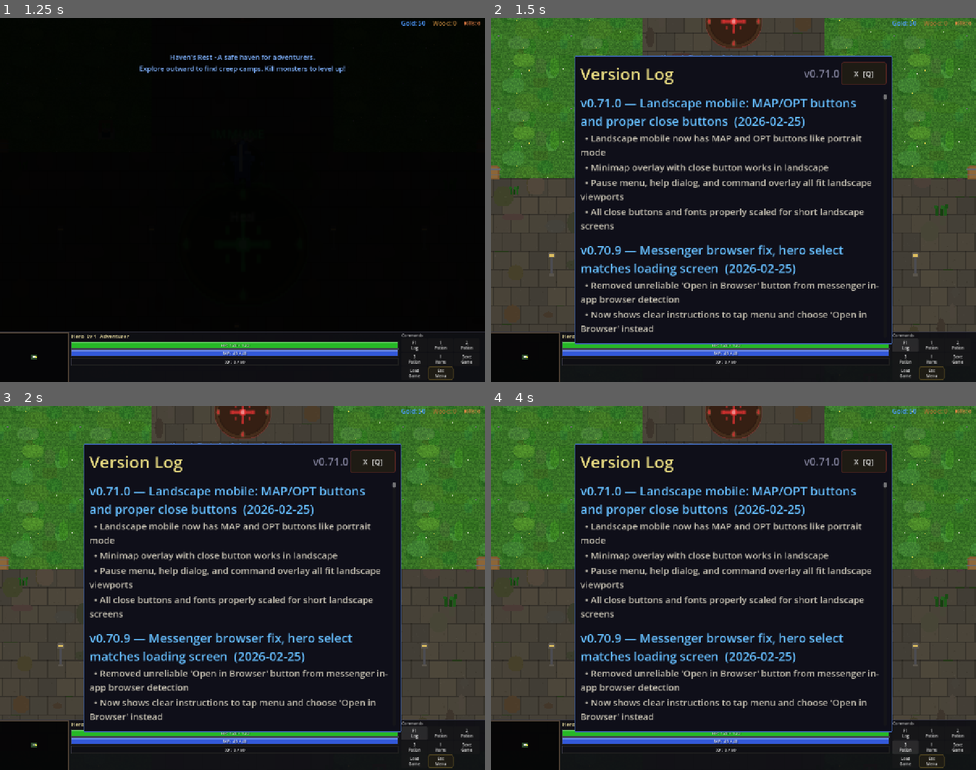
Above: before the commit, frames 1-4 (two rows, left to right).
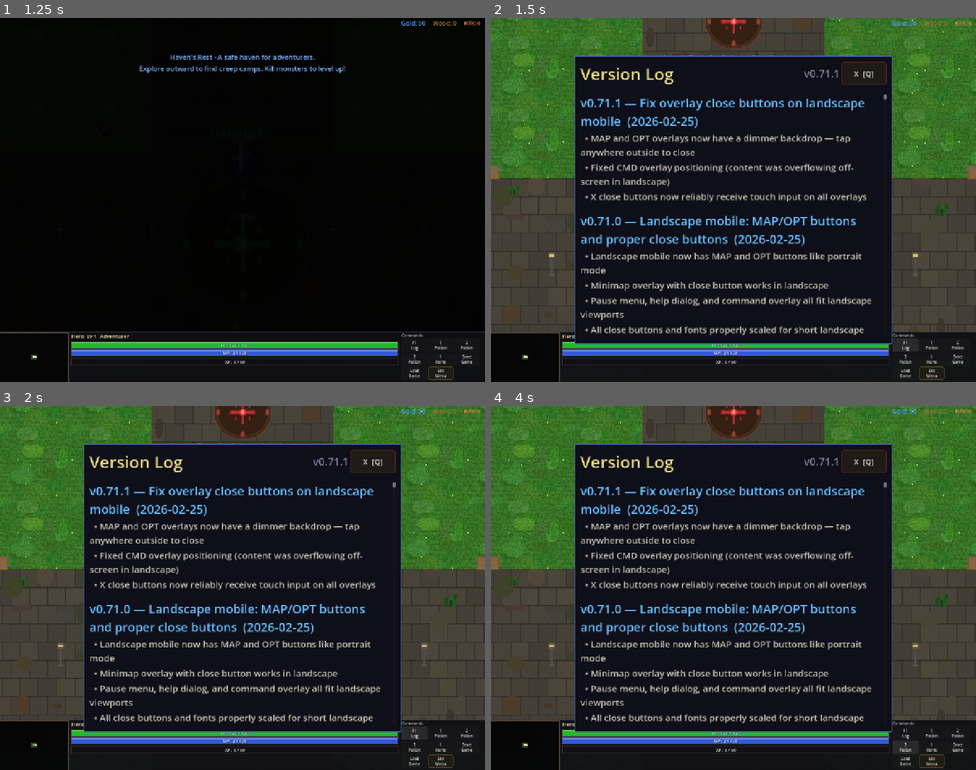
Above: after the commit, the same moments.

Repository: slxny/legends-open-rpg
Game: Godot game, scene res://scenes/main.tscn
The game is run twice, just before and just after one commit, with the same random seed, the same clock (stepped at 60 frames per second) and the same inputs.
Inputs (mouse positions are in pixels of both pictures, inside the frame that each line leads up to):
- Up to frame 1 (1.25 s): tap Enter at 0.5 s; move the mouse to (218, 272) at 0.52 s; hold W (move_up) from 0.53 s (still down); hold Space (attack) from 0.53 s (still down); click (218, 272) at 0.67 s
- Up to frame 2 (1.5 s): release W (move_up) at 1.25 s; release Space (attack) at 1.25 s; click "F1 Log" at 1.25 s
- Up to frame 3 (2 s): no input
- Up to frame 4 (4 s): click "1 Potion" at 2 s; click "2 Potion" at 2.75 s; click "3 Potion" at 3.5 s

Frame 1 is identical in both runs. In frame 2, 10% of the frame differs, in the area x 18-80%, y 14-88%; in frame 3, 10%; in frame 4, 10%.
Error in both runs: Invalid assignment of property or key '_mobile_potion_btns' with value of type 'Array' on a base object of type 'CharacterBody2D (player.gd)'. (res://scenes/ui…

Commit message:
Fix overlay close: dimmer backdrop tap-to-close, fixed positioning overflow (v0.71.1)
Co-Authored-By: Claude Opus 4.6 <noreply@anthropic.com>

Diff:
--- a/scenes/ui/changelog_dialog.gd
+++ b/scenes/ui/changelog_dialog.gd
@@ -9,9 +9,19 @@
 var _is_visible: bool = false
 var _is_mobile: bool = false
 
-const GAME_VERSION := "v0.71.0"
+const GAME_VERSION := "v0.71.1"
 
 const CHANGELOG: Array[Dictionary] = [
+	{
+		"version": "v0.71.1",
+		"title": "Fix overlay close buttons on landscape mobile",
+		"date": "2026-02-25",
+		"entries": [
+			"MAP and OPT overlays now have a dimmer backdrop — tap anywhere outside to close",
+			"Fixed CMD overlay positioning (content was overflowing off-screen in landscape)",
+			"X close buttons now reliably receive touch input on all overlays",
+		]
+	},
 	{
 		"version": "v0.71.0",
 		"title": "Landscape mobile: MAP/OPT buttons and proper close buttons",
--- a/scenes/ui/hud.gd
+++ b/scenes/ui/hud.gd
@@ -47,13 +47,15 @@
 var _hint_showing: bool = false
 var _hint_tween: Tween = null
 
-# Command overlay (mobile portrait)
+# Command overlay (mobile)
 var _cmd_overlay: PanelContainer = null
 var _cmd_overlay_visible: bool = false
-
-# Minimap overlay (mobile portrait)
+var _cmd_dimmer: ColorRect = null
+
+# Minimap overlay (mobile)
 var _map_overlay: PanelContainer = null
 var _map_overlay_visible: bool = false
+var _map_dimmer: ColorRect = null
 var _map_overlay_vbox: VBoxContainer = null  # Overlay content container for reparenting minimap
 var _minimap_home: PanelContainer = null  # Bottom-bar container that holds minimap when overlay is closed
 
@@ -363,7 +365,17 @@
 	)
 	grid.add_child(menu_b)
 
-	# Position the overlay above the bottom panel
+	# Dimmer backdrop — tap to close
+	_cmd_dimmer = ColorRect.new()
+	_cmd_dimmer.color = Color(0.0, 0.0, 0.0, 0.4)
+	_cmd_dimmer.visible = false
+	_cmd_dimmer.z_index = 89
+	_cmd_dimmer.mouse_filter = Control.MOUSE_FILTER_STOP
+	_cmd_dimmer.gui_input.connect(func(event: InputEvent):
+		if (event is InputEventMouseButton and event.pressed) or (event is InputEventScreenTouch and event.pressed):
+			_toggle_cmd_overlay()
+	)
+	add_child(_cmd_dimmer)
 	add_child(_cmd_overlay)
 
 func _toggle_cmd_overlay() -> void:
@@ -371,20 +383,30 @@
 	if _map_overlay and _map_overlay_visible:
 		_map_overlay_visible = false
 		_map_overlay.visible = false
+		if _map_dimmer:
+			_map_dimmer.visible = false
 
 	_cmd_overlay_visible = !_cmd_overlay_visible
 	_cmd_overlay.visible = _cmd_overlay_visible
+	if _cmd_dimmer:
+		_cmd_dimmer.visible = _cmd_overlay_visible
 	_update_atk_button_visibility()
 	if _cmd_overlay_visible:
 		AudioManager.play_sfx("ui_tap", -4.0)
-		# Update potion labels in overlay
 		_update_overlay_potions()
 		# Position: centered, above bottom bar
 		await get_tree().process_frame
 		var vp_size = get_viewport().get_visible_rect().size
+		# Size dimmer to full screen
+		if _cmd_dimmer:
+			_cmd_dimmer.position = Vector2.ZERO
+			_cmd_dimmer.size = vp_size
 		var overlay_w = vp_size.x - 32
 		_cmd_overlay.size = Vector2(overlay_w, 0)
-		_cmd_overlay.position = Vector2(16, vp_size.y - bottom_panel.size.y - _cmd_overlay.size.y - 8)
+		# Wait another frame so layout recalculates actual height
+		await get_tree().process_frame
+		var actual_h = _cmd_overlay.size.y
+		_cmd_overlay.position = Vector2(16, vp_size.y - bottom_panel.size.y - actual_h - 8)
 
 func _update_atk_button_visibility() -> void:
 	if _player and is_instance_valid(_player) and _player.has_method("set_atk_button_visible"):
@@ -447,7 +469,17 @@
 	close_btn.pressed.connect(_toggle_map_overlay)
 	title_row.add_child(close_btn)
 
-	# Minimap will be reparented here when overlay opens (stays in bottom bar normally)
+	# Dimmer backdrop — tap to close
+	_map_dimmer = ColorRect.new()
+	_map_dimmer.color = Color(0.0, 0.0, 0.0, 0.4)
+	_map_dimmer.visible = false
+	_map_dimmer.z_index = 89
+	_map_dimmer.mouse_filter = Control.MOUSE_FILTER_STOP
+	_map_dimmer.gui_input.connect(func(event: InputEvent):
+		if (event is InputEventMouseButton and event.pressed) or (event is InputEventScreenTouch and event.pressed):
+			_toggle_map_overlay()
+	)
+	add_child(_map_dimmer)
 	add_child(_map_overlay)
 
 func _toggle_map_overlay() -> void:
@@ -455,9 +487,13 @@
 	if _cmd_overlay_visible:
 		_cmd_overlay_visible = false
 		_cmd_overlay.visible = false
+		if _cmd_dimmer:
+			_cmd_dimmer.visible = false
 
 	_map_overlay_visible = !_map_overlay_visible
 	_map_overlay.visible = _map_overlay_visible
+	if _map_dimmer:
+		_map_dimmer.visible = _map_overlay_visible
 	_update_atk_button_visibility()
 	if _map_overlay_visible:
 		AudioManager.play_sfx("ui_tap", -4.0)
@@ -468,12 +504,16 @@
 			minimap.click_to_move_enabled = true
 		await get_tree().process_frame
 		var vp_size = get_viewport().get_visible_rect().size
+		# Size dimmer to full screen
+		if _map_dimmer:
+			_map_dimmer.position = Vector2.ZERO
+			_map_dimmer.size = vp_size
 		var is_ls = vp_size.x > vp_size.y
 		var overlay_w: float
 		var map_h: float
 		if is_ls:
-			map_h = vp_size.y * 0.5
-			overlay_w = min(vp_size.x * 0.45, map_h * 1.3)
+			map_h = vp_size.y * 0.55
+			overlay_w = min(vp_size.x * 0.5, map_h * 1.4)
 		else:
 			overlay_w = vp_size.x - 32
 			map_h = vp_size.x * 0.65
